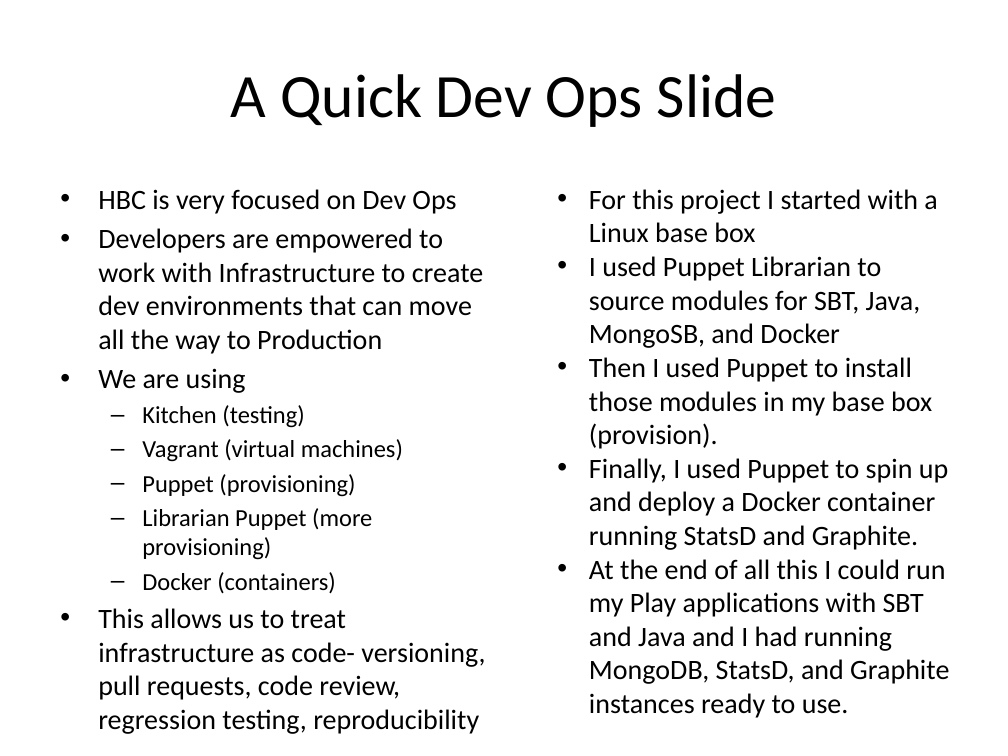
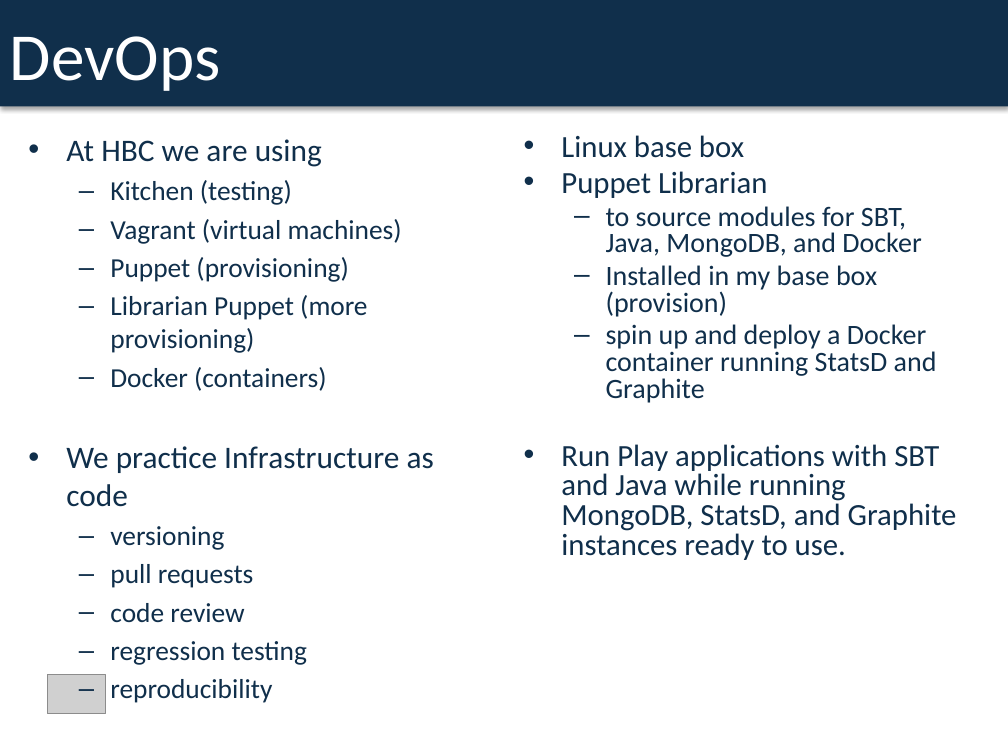
Before and after one commit to dspeele/react-vs-shared-state-inventory, a slide deck: slide 12 of React Vs Shared State Deck.pptx. Drawn at 1008x756 pixels with LibreOffice and Linux fonts; fonts in the diff are those of the drawing; grey boxes stand for pictures. Boxes give left, top, right and bottom in pixels: in the first picture for what was removed or moved away, otherwise in the second. Text is boxed around its words. In the diff, an @@ line names an element or a change of style, - is before the commit and + after.

Commit message:
Changes to slide deck

```diff
--- a/React Vs Shared State Deck.pptx
+++ b/React Vs Shared State Deck.pptx
@@ rectangle added at (x1=0, y1=0, x2=1008, y2=106), fill #102F4B, 48 pt, text #FFFFFF @@
+DevOps
@@ title removed at (x1=231, y1=74, x2=776, y2=127) @@
-A Quick Dev Ops Slide
@@ text "At HBC we are using" moved from (x1=98, y1=189, x2=485, y2=734) to (x1=66, y1=139, x2=434, y2=622) @@
@@ text at (x1=66, y1=139, x2=322, y2=167): text changed; size 20 to 22.4 pt; text colour #000000 to #102F4B @@
-• HBC is very focused on Dev Ops
-• Developers are empowered to work with Infrastructure to create dev environments that can move all the way to Production
-• We are using
+• At HBC we are using
@@ text at (x1=561, y1=135, x2=957, y2=560): text changed; text colour #000000 to #102F4B @@
-• For this project I started with a Linux base box
-• I used Puppet Librarian to source modules for SBT, Java, MongoSB, and Docker
-• Then I used Puppet to install those modules in my base box (provision).
-• Finally, I used Puppet to spin up and deploy a Docker container running StatsD and Graphite.
-• At the end of all this I could run my Play applications with SBT and Java and I had running MongoDB, StatsD, and Graphite instances ready to use.
+  • Linux base box
+  • Puppet Librarian
+  – to source modules for SBT, Java, MongoDB, and Docker
+  – Installed in my base box (provision)
+  – spin up and deploy a Docker container running StatsD and Graphite
+  • Run Play applications with SBT and Java while running MongoDB, StatsD, and Graphite instances ready to use.
@@ text at (x1=110, y1=180, x2=402, y2=391): size 17.5 to 19.6 pt, text colour #000000 to #102F4B in "Kitchen (testing)", "Vagrant (virtual machines)", "Puppet (provisioning)", "Librarian Puppet (more provisioning)" and 1 more places @@
@@ text at (x1=66, y1=446, x2=434, y2=622): text changed; size 20 to 19.6 pt; text colour #000000 to #102F4B @@
-• This allows us to treat infrastructure as code- versioning, pull requests, code review, regression testing, reproducibility
+• We practice Infrastructure as code
+  – versioning
+  – pull requests
+  – code review
+  – regression testing
+  – reproducibility
@@ picture added at (x1=47, y1=674, x2=106, y2=714) @@
```
Also in this commit, not shown: 11 other slides changed, 2 slides added, 3 slides removed.
